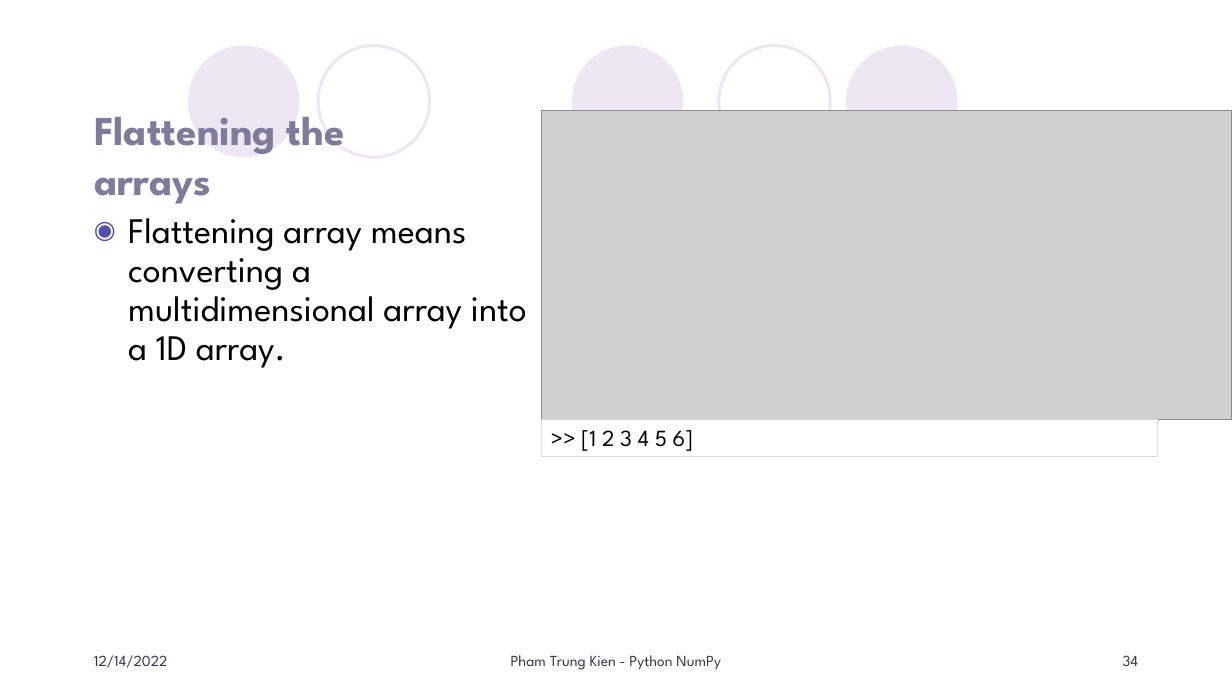
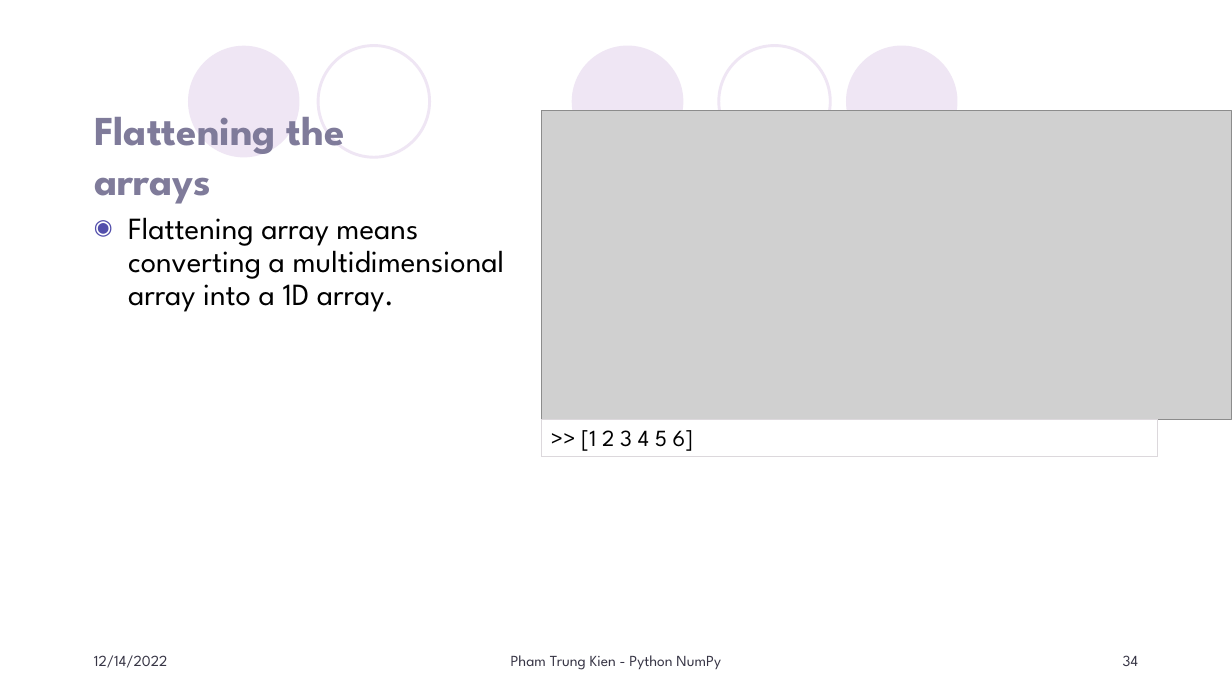
Before and after one commit to KienPham2607/MyLittlePy, a slide deck: slide 34 of PyThon/GetStarted/Numpy/Doc/Python NumPy.pptx. Drawn at 1232x693 pixels with LibreOffice and Linux fonts; fonts in the diff are those of the drawing; grey boxes stand for pictures; background and template pictures are left out. Boxes give left, top, right and bottom in pixels: in the first picture for what was removed or moved away, otherwise in the second. Text is boxed around its words. In the diff, an @@ line names an element or a change of style, - is before the commit and + after.

```diff
--- a/PyThon/GetStarted/Numpy/Doc/Python NumPy.pptx
+++ b/PyThon/GetStarted/Numpy/Doc/Python NumPy.pptx
@@ text "Flattening array means converting a ..." at [128, 217, 505, 312]: size 28 to 24 pt; less space between paragraphs @@
```
Also in this commit, not shown: 18 slides added, 51 other files.
